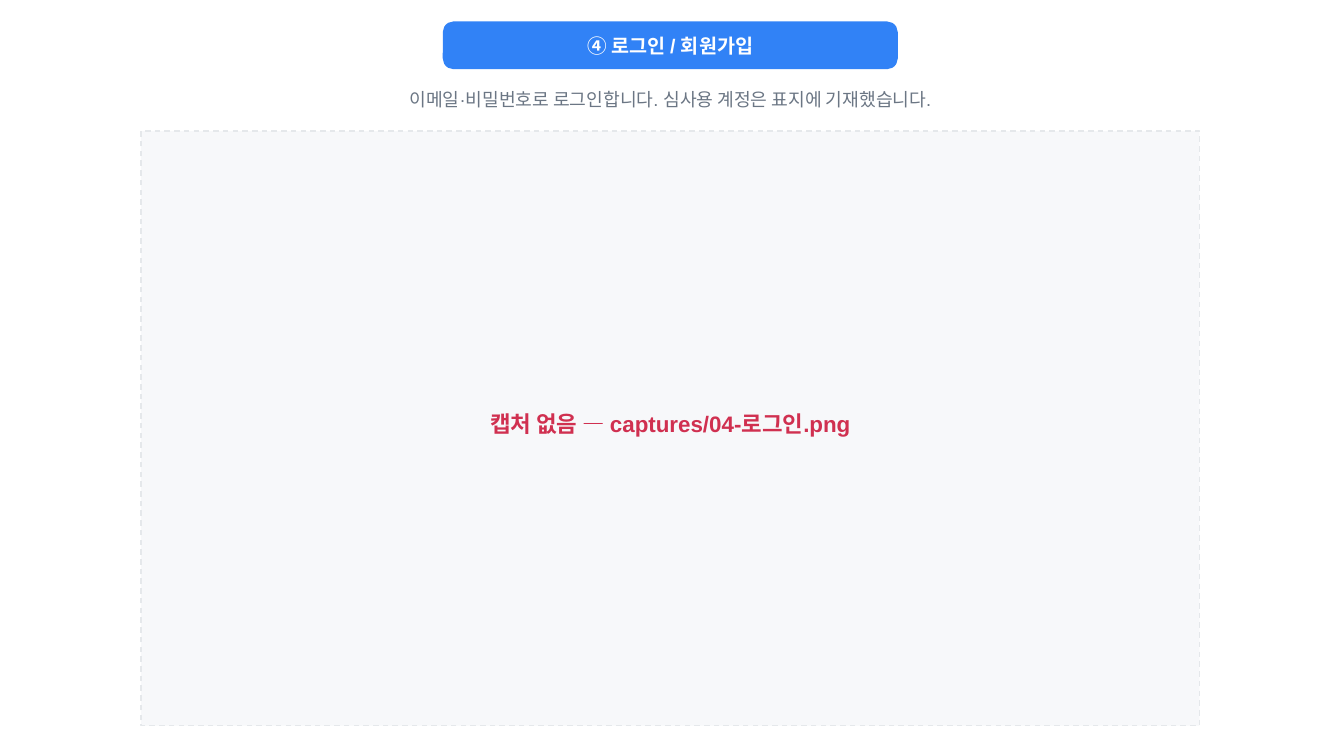
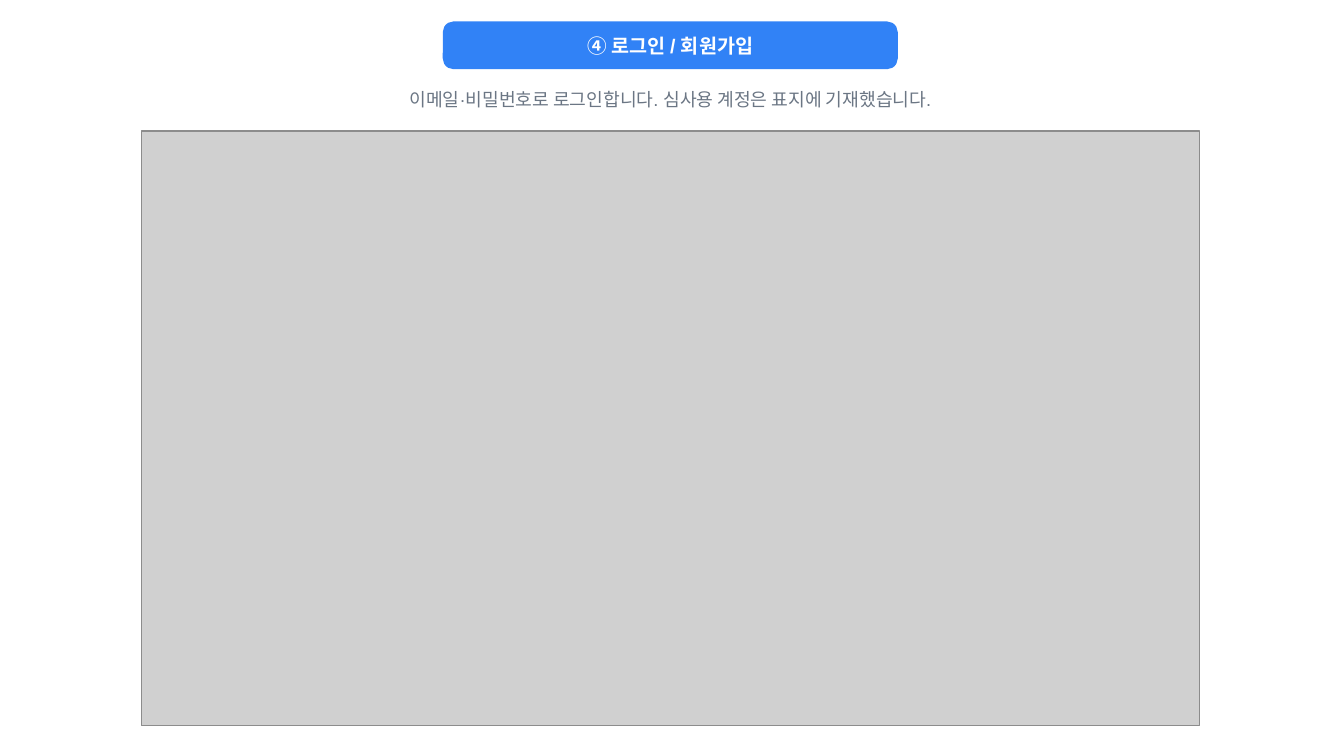
Before and after one commit to seozenee/unmyeongdaero, a slide deck: slide 4 of docs/토스페이먼츠/결제경로_운명대로.pptx. Drawn at 1344x756 pixels with LibreOffice and Linux fonts; fonts in the diff are those of the drawing; grey boxes stand for pictures. Boxes give left, top, right and bottom in pixels: in the first picture for what was removed or moved away, otherwise in the second. Text is boxed around its words. In the diff, an @@ line names an element or a change of style, - is before the commit and + after.

```diff
--- a/docs/토스페이먼츠/결제경로_운명대로.pptx
+++ b/docs/토스페이먼츠/결제경로_운명대로.pptx
@@ rectangle removed at [141, 131, 1200, 726] @@
@@ picture added at [141, 131, 1200, 726] @@
@@ text removed at [490, 413, 850, 437] @@
-캡처 없음 — captures/04-로그인.png
```
Also in this commit, not shown: 8 other slides changed, 2 slides added, 1 slide removed, 19 other files.
